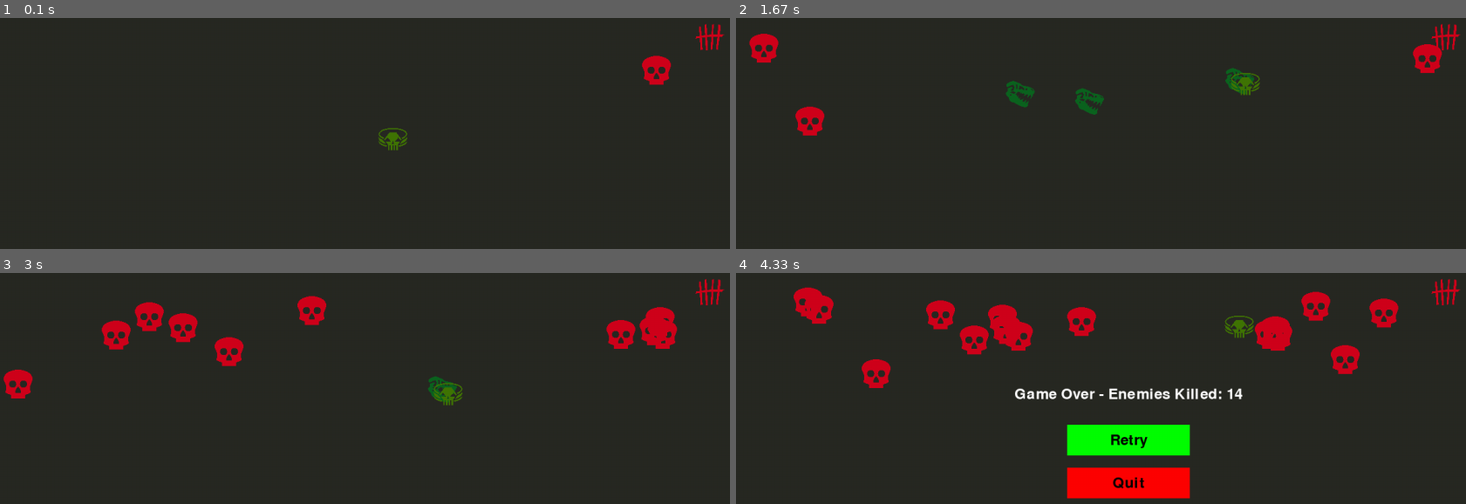
Above: before the commit, frames 1-4 (two rows, left to right).
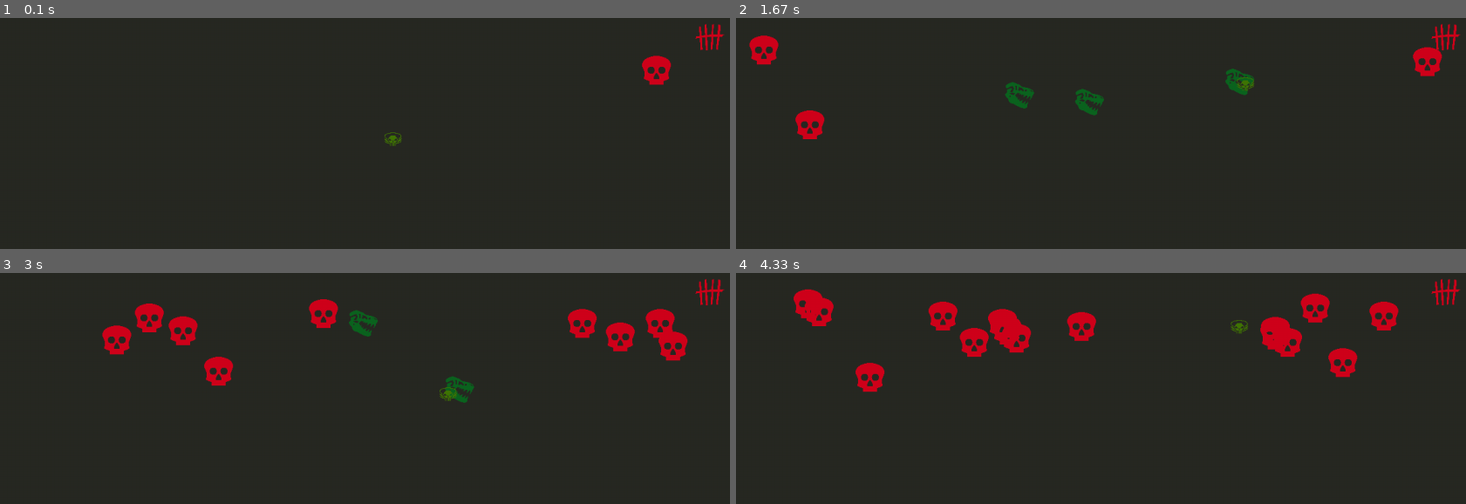
Above: after the commit, the same moments.

Repository: Fiery-Noises/PyGame_TestRun
Game: pygame game, started from main.py
Same seed, same stepped clock (60 frames per second), same inputs: the game is played once before the commit and once after it.
Inputs:
- Up to frame 1 (0.1 s): no input
- Up to frame 2 (1.67 s): tap Space at 0.33, 0.73, 1.03, 1.23, 1.57 s; hold D 0.67-1.13 s; hold W 1.17-1.47 s; hold D from 1.5 s (still down)
- Up to frame 3 (3 s): tap Space at 1.87, 2.07, 2.37, 2.63, 2.97 s; release D at 1.97 s; hold A 2-2.53 s; hold S 2.57-2.87 s; hold A from 2.9 s (still down)
- Up to frame 4 (4.33 s): tap Space at 3.27, 3.4, 3.8, 4.1 s; release A at 3.3 s; hold W 3.33-3.7 s; hold D from 3.73 s (still down)

The runs differ from the first frame. In frame 1, 0.2% of the frame differs, in the area x 51-56%, y 47-58%; in frame 2, 1.0%; in frame 3, 3.9%; in frame 4, 8.3%, in the area x 7-91%, y 6-98%.

Commit message:
buffed player size

Diff:
--- a/main.py
+++ b/main.py
@@ -17,7 +17,7 @@
 
 # Load images
 player_image = pygame.image.load('assets/player.png')
-player_image = pygame.transform.scale(player_image, (50, 50))  # Scale player image to match enemy size
+player_image = pygame.transform.scale(player_image, (30, 30))  # Scale player image to match enemy size
 enemy_image = pygame.image.load('assets/red_skull.png')
 enemy_image = pygame.transform.scale(enemy_image, (50, 50))  # Scale enemy image to match player size
 house_image = pygame.image.load('assets/house.png')
